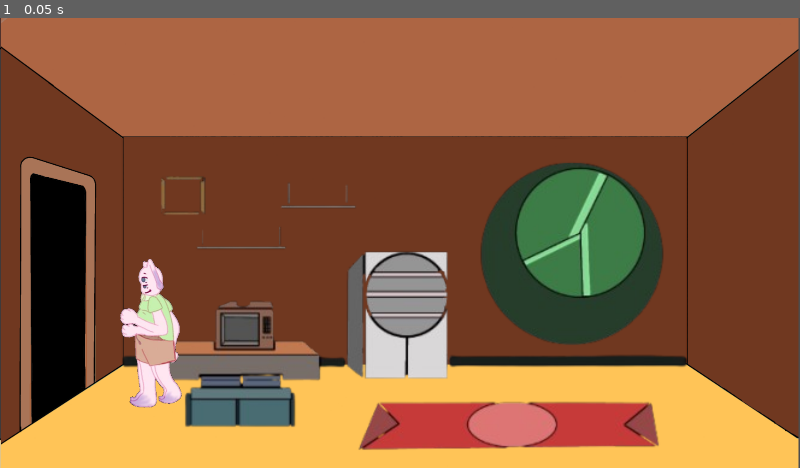
Above: before the commit, frame 1.
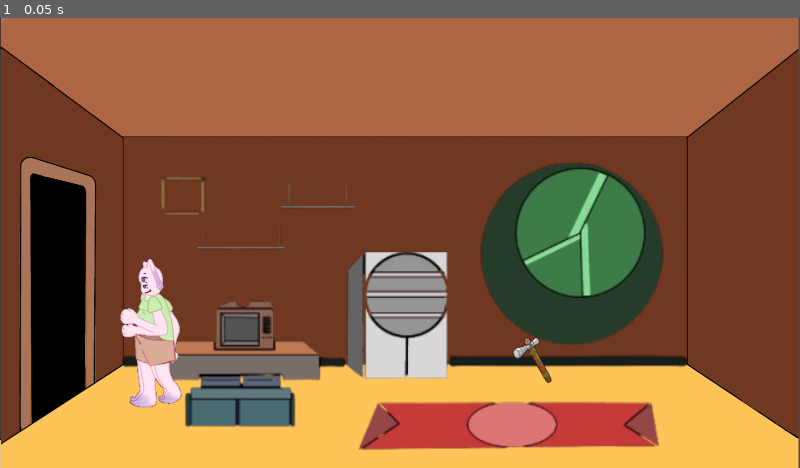
Above: after the commit, the same moment.

Repository: devklebinho/morte-ao-invasor
Game: Godot game, scene res://Scenes/gameplay.tscn
Same seed, same stepped clock (60 frames per second), same inputs: the game is played once before the commit and once after it. This scene is started directly instead of the project's main scene.
Inputs:
- Up to frame 1 (0.05 s): no input

The runs differ from the first frame. In frame 1, 0.1% of the frame differs, in the area x 64-69%, y 70-82%.

Commit message:
Interação

Diff:
--- /dev/null
+++ b/Prefabs/Martelo.tscn
@@ -0,0 +1,18 @@
+[gd_scene format=3 uid="uid://bcq6ft2884bi7"]
+
+[ext_resource type="Texture2D" uid="uid://ctru0h4l0d5tb" path="res://Arts/Props/martelo.png" id="1_ujkf8"]
+[ext_resource type="Script" uid="uid://db17tp32fr7xh" path="res://Scripts/Interactable.gd" id="2_0dvby"]
+
+[sub_resource type="RectangleShape2D" id="RectangleShape2D_kvujk"]
+size = Vector2(95, 111)
+
+[node name="Martelo" type="Area2D" unique_id=577488546]
+script = ExtResource("2_0dvby")
+
+[node name="CollisionShape2D" type="CollisionShape2D" parent="." unique_id=576037204]
+position = Vector2(0.5, 0.5)
+shape = SubResource("RectangleShape2D_kvujk")
+debug_color = Color(1, 0.28742558, 0.32831258, 0.41960785)
+
+[node name="Sprite2D" type="Sprite2D" parent="." unique_id=916218110]
+texture = ExtResource("1_ujkf8")
--- a/Prefabs/bodytest.tscn
+++ b/Prefabs/bodytest.tscn
@@ -1,11 +1,16 @@
 [gd_scene format=3 uid="uid://6u8xrn7rh342"]
 
 [ext_resource type="Texture2D" uid="uid://byi0sh0vob3fh" path="res://Arts/Animations/Player/walk_left/walk_left2.png" id="1_ak7wf"]
+[ext_resource type="Script" uid="uid://b0heg32ut8kqd" path="res://Scripts/PlayerInteractor.gd" id="2_2bo13"]
 
-[sub_resource type="RectangleShape2D" id="RectangleShape2D_kvujk"]
-size = Vector2(76, 190)
+[sub_resource type="CapsuleShape2D" id="CapsuleShape2D_1dwwx"]
+radius = 36.0
+height = 183.0
 
-[node name="CharacterBody2DTest" type="CharacterBody2D" unique_id=901089597 groups=["Player"]]
+[sub_resource type="RectangleShape2D" id="RectangleShape2D_b4uax"]
+size = Vector2(173.5, 181.5)
+
+[node name="BodyTest" type="CharacterBody2D" unique_id=901089597 groups=["Player"]]
 scale = Vector2(2, 2)
 
 [node name="Sprite2D" type="Sprite2D" parent="." unique_id=1316691508]
@@ -14,5 +19,13 @@
 texture = ExtResource("1_ak7wf")
 
 [node name="CollisionShape2D" type="CollisionShape2D" parent="." unique_id=1428794636]
-position = Vector2(0, 6)
-shape = SubResource("RectangleShape2D_kvujk")
+position = Vector2(0, -0.5)
+shape = SubResource("CapsuleShape2D_1dwwx")
+
+[node name="InteractionArea" type="Area2D" parent="." unique_id=1970098711]
+script = ExtResource("2_2bo13")
+
+[node name="CollisionShape2D" type="CollisionShape2D" parent="InteractionArea" unique_id=518600950]
+position = Vector2(1.25, -2.25)
+shape = SubResource("RectangleShape2D_b4uax")
+debug_color = Color(0.94388545, 0, 0.15026754, 0.41960785)
--- a/Scenes/gameplay.tscn
+++ b/Scenes/gameplay.tscn
@@ -6,6 +6,7 @@
 [ext_resource type="Script" uid="uid://bkch63badicg4" path="res://Scripts/bodytest.gd" id="5_r8bcl"]
 [ext_resource type="PackedScene" uid="uid://d03grei7sbkta" path="res://Scenes/quintal.tscn" id="6_1qnfl"]
 [ext_resource type="Script" uid="uid://batr08dasmn32" path="res://Scripts/camera_manager.gd" id="6_rlidi"]
+[ext_resource type="PackedScene" uid="uid://bcq6ft2884bi7" path="res://Prefabs/Martelo.tscn" id="7_1qnfl"]
 
 [node name="GameTESTE" type="Node2D" unique_id=1767757858]
 
@@ -56,3 +57,6 @@
 [node name="body_test" parent="." unique_id=901089597 instance=ExtResource("4_kwrm5")]
 position = Vector2(364, 759)
 script = ExtResource("5_r8bcl")
+
+[node name="Martelo" parent="." unique_id=577488546 instance=ExtResource("7_1qnfl")]
+position = Vector2(1280, 821)
--- /dev/null
+++ b/Scripts/Interactable.gd
@@ -0,0 +1,21 @@
+extends Area2D
+class_name Interactable
+
+# ============================================================
+# SCRIPT BASE PARA OBJETOS INTERATIVOS
+# ============================================================
+# Qualquer objeto que herde deste script pode ser interagido pelo Player.
+# Para usar: anexe este script (ou um que estenda ele) em uma Area2D.
+
+# Texto que aparece quando o Player está perto (para UI futura)
+@export var prompt_text: String = "Pressione E para interagir"
+
+# Sinal emitido quando o Player interage com o objeto.
+# Use isso para conectar lógicas específicas sem sobrescrever o script.
+signal interacted(player: Node2D)
+
+# Função chamada pelo PlayerInteractor quando o Player aperta a tecla.
+# Pode ser sobrescrita em scripts filhos, ou você pode usar o sinal "interacted".
+func interact(player: Node2D) -> void:
+	print("Interagindo com: ", name)
+	interacted.emit(player) # Avisa quem estiver escutando
--- /dev/null
+++ b/Scripts/PlayerInteractor.gd
@@ -0,0 +1,67 @@
+extends Area2D
+
+# ============================================================
+# PLAYER INTERACTOR
+# ============================================================
+# Este script fica na InteractionArea (filha do Player).
+# Ele detecta objetos do tipo "Interactable" próximos e responde
+# ao input do jogador para interagir.
+
+# Lista de objetos interativos atualmente próximos ao Player.
+var nearby_interactables: Array[Interactable] = []
+
+# Referência ao Player (o nó pai desta Area2D).
+@onready var player: Node2D = get_parent()
+
+
+func _ready():
+	# Conecta os sinais de entrada e saída de corpos na área.
+	body_entered.connect(_on_body_entered)
+	body_exited.connect(_on_body_exited)
+
+	# Conecta também para Area2D (caso o interativo seja uma Area2D,
+	# que é o caso do nosso Interactable).
+	area_entered.connect(_on_area_entered)
+	area_exited.connect(_on_area_exited)
+
+
+# ============================================================
+# DETECÇÃO DE OBJETOS PRÓXIMOS
+# ============================================================
+
+func _on_body_entered(body: Node2D):
+	# Se o corpo que entrou é um Interactable, adiciona à lista.
+	if body is Interactable:
+		nearby_interactables.append(body)
+		print("Perto de: ", body.name)
+
+func _on_body_exited(body: Node2D):
+	# Remove da lista quando sai.
+	if body is Interactable:
+		nearby_interactables.erase(body)
+
+# Como Interactable é uma Area2D, precisamos detectar áreas também.
+func _on_area_entered(area: Area2D):
+	if area is Interactable:
+		nearby_interactables.append(area)
+		print("Perto de: ", area.name)
+
+func _on_area_exited(area: Area2D):
+	if area is Interactable:
+		nearby_interactables.erase(area)
+
+
+# ============================================================
+# INPUT DE INTERAÇÃO
+# ============================================================
+
+func _unhandled_input(event: InputEvent):
+	# Verifica se a tecla de interação foi pressionada.
+	if event.is_action_pressed("Interact"):
+		# Se houver algum objeto próximo, interage com o primeiro.
+		if nearby_interactables.size() > 0:
+			var target = nearby_interactables[0]
+			target.interact(player)
+			print("Interagindo com: ", target.name)
+		else:
+			print("Nada para interagir por perto.")
--- a/Scripts/Porta.gd
+++ b/Scripts/Porta.gd
@@ -31,7 +31,7 @@
 	if not body.is_in_group("Player"):
 		return # Se não for o Player, ignora e sai da função
 
-	print("Player entrou na porta. Destino: Sala=", target_room_name, " | Câmera=", target_camera_name)
+	#print("Player entrou na porta. Destino: Sala=", target_room_name, " | Câmera=", target_camera_name)
 
 	# Verifica se o CameraManager foi encontrado
 	if not camera_manager:
--- a/Scripts/camera_manager.gd
+++ b/Scripts/camera_manager.gd
@@ -79,7 +79,7 @@
 
 	var spawn_point: Node2D = spawn_points[room_name]
 	player.global_position = spawn_point.global_position
-	print("Player teletransportado para: ", room_name)
+	#print("Player teletransportado para: ", room_name)
 
 
 # ============================================================
--- a/project.godot
+++ b/project.godot
@@ -48,6 +48,11 @@
 "events": [Object(InputEventKey,"resource_local_to_scene":false,"resource_name":"","device":-1,"window_id":0,"alt_press …(192 unchanged characters)…
 ]
 }
+Interact={
+"deadzone": 0.2,
+"events": [Object(InputEventKey,"resource_local_to_scene":false,"resource_name":"","device":-1,"window_id":0,"alt_pressed":false,"shift_pressed":false,"ctrl_pressed":false,"meta_pressed":false,"pressed":false,"keycode":0,"physical_keycode":0,"key_label":69,"unicode":101,"location":0,"echo":false,"script":null)
+]
+}
 
 [physics]
 
Binary file added: Arts/Environments/Sofa.png
Not shown, added: Arts/Environments/Sofa.png.import
Binary file added: Arts/Props/martelo.png
Not shown, added: Arts/Props/martelo.png.import
Not shown, added: Scripts/Interactable.gd.uid
Not shown, added: Scripts/PlayerInteractor.gd.uid
